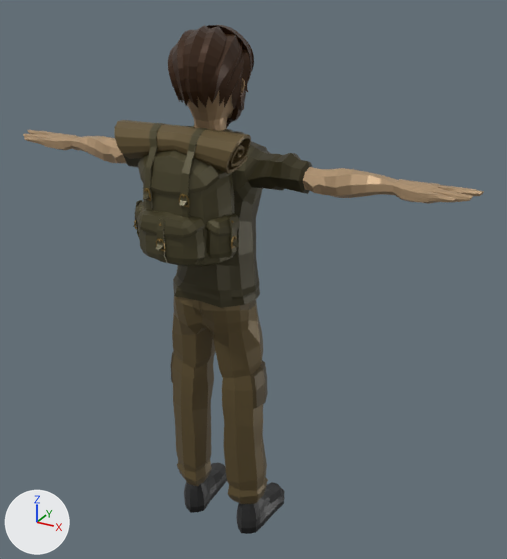
A saved change to the glTF model public/assets/character/adventurer.glb.
Before and after are seen from a 50 mm lens placed at (1.177, -1.167, -3.262), pointed at (0.109, 0.776, -4.233). Every picture has the same lights, and +X, +Y and +Z are marked at lower left. The first picture is the older version. Where no turn or scale is listed for an object, it has been applied to the vertices. Vertices at exactly the same position are counted once.

The first picture shows 'Adventurer_Body', 'Adventurer_Feet', 'Adventurer_Head', 'Adventurer_Legs', 'Backpack'.
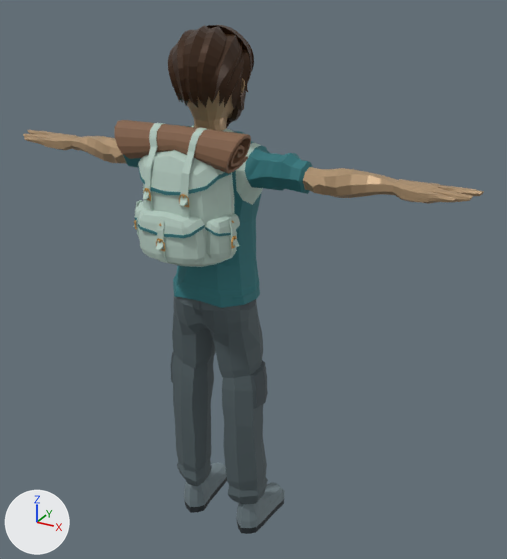
Where the change shows, as pixel boxes (x1, y1, x2, y2) in the pictures (507 x 559 px):
part 1 of me_adventurer_feet, recoloured
    both: (184, 477, 284, 534)
part 2 of me_adventurer_feet, recoloured (dark grey to grey)
    both: (184, 462, 284, 528)
part 3 of me_adventurer_legs, recoloured
    both: (170, 299, 268, 409)
part 4 of me_adventurer_legs, recoloured (brown to greyish cyan)
    both: (172, 296, 268, 504)
part 5 of me_adventurer_body, recoloured (brown to dark cyan)
    both: (123, 126, 312, 308)
part 6 of me_adventurer_body, recoloured
    both: (192, 125, 263, 205)
part 7 of me_backpack, recoloured (lighter)
    both: (114, 120, 251, 173)
part 8 of me_backpack, recoloured
    both: (135, 165, 240, 238)
part 9 of me_backpack, recoloured (brown to light grey)
    both: (133, 123, 240, 267)
part 10 of me_backpack, recoloured
    both: (134, 188, 237, 251)

What changed in the scene script:
```text
Add mat_explorer_lightgreen:
    mat_explorer_lightgreen = principled_material('Explorer_LightGreen')
    mat_explorer_lightgreen.base_color = (0.46, 0.6, 0.53)  # light grey #b5cbc0
    mat_explorer_lightgreen.roughness = 0.72
Add mat_explorer_brown:
    mat_explorer_brown = principled_material('Explorer_Brown')
    mat_explorer_brown.base_color = (0.23, 0.12, 0.065)  # brown #846148
    mat_explorer_brown.roughness = 0.72
Add mat_explorer_gold:
    mat_explorer_gold = principled_material('Explorer_Gold')
    mat_explorer_gold.base_color = (0.65, 0.36, 0.1)  # orange #d3a259
    mat_explorer_gold.metallic = 0.6
    mat_explorer_gold.roughness = 0.72
Add mat_explorer_green:
    mat_explorer_green = principled_material('Explorer_Green')
    mat_explorer_green.base_color = (0.025, 0.18, 0.2)  # dark cyan #2c767c
    mat_explorer_green.roughness = 0.72
Add mat_explorer_trouserpanels:
    mat_explorer_trouserpanels = principled_material('Explorer_TrouserPanels')
    mat_explorer_trouserpanels.base_color = (0.08, 0.11, 0.12)  # greyish cyan #505d61
    mat_explorer_trouserpanels.roughness = 0.72
Add mat_explorer_brown2:
    mat_explorer_brown2 = principled_material('Explorer_Brown2')
    mat_explorer_brown2.base_color = (0.055, 0.075, 0.085)  # greyish blue #424d52
    mat_explorer_brown2.roughness = 0.72
Add mat_explorer_black:
    mat_explorer_black = principled_material('Explorer_Black')
    mat_explorer_black.base_color = (0.018, 0.026, 0.031)  # dark grey #242d31
    mat_explorer_black.roughness = 0.72
Add mat_explorer_grey:
    mat_explorer_grey = principled_material('Explorer_Grey')
    mat_explorer_grey.base_color = (0.16, 0.21, 0.23)  # grey #6f7e84
    mat_explorer_grey.roughness = 0.72
Change me_adventurer_feet:
    where me_adventurer_feet.from_pydata(...)  # 244 vertices, 480 faces; spans x -0.192..0.192, y 0.66..0.939, z -5.265..-5.044
    me_adventurer_feet part 1: all 152 faces that had it switch from mat_black (black #202020) to mat_explorer_black (dark grey #242d31)
    me_adventurer_feet part 2: all 328 faces that had it switch from mat_grey (dark grey #383838) to mat_explorer_grey (grey #6f7e84)
Change me_adventurer_legs:
    where me_adventurer_legs.from_pydata(...)  # 413 vertices, 822 faces; spans x -0.189..0.189, y 0.587..0.821, z -5.127..-4.23
    me_adventurer_legs part 3: all 104 faces that had it switch from mat_brown2 (brown #52462c) to mat_explorer_brown2 (greyish blue #424d52)
    me_adventurer_legs part 4: all 718 faces that had it switch from mat_brown (brown #6a5939) to mat_explorer_trouserpanels (greyish cyan #505d61)
Change me_adventurer_body:
    where me_adventurer_body.from_pydata(...)  # 1766 vertices, 3528 faces; spans x -0.84..0.84, y 0.59..0.85, z -4.27..-3.71
    me_adventurer_body part 5: all 980 faces that had it switch from mat_green (brown #3e3921) to mat_explorer_green (dark cyan #2c767c)
    me_adventurer_body part 6: all 462 faces that had it switch from mat_lightgreen (brown #4f4a30) to mat_explorer_lightgreen (light grey #b5cbc0)
Change me_backpack:
    where me_backpack.from_pydata(...)  # 963 vertices, 1748 faces; spans x -0.219..0.219, y 0.389..0.618, z -4.083..-3.674
    me_backpack part 7: all 316 faces that had it switch from mat_brown (brown #6a5939) to mat_explorer_brown (brown #846148)
    me_backpack part 8: all 66 faces that had it switch from mat_green (brown #3e3921) to mat_explorer_green (dark cyan #2c767c)
    me_backpack part 9: all 966 faces that had it switch from mat_lightgreen (brown #4f4a30) to mat_explorer_lightgreen (light grey #b5cbc0)
    me_backpack part 10: all 400 faces that had it switch from mat_gold (brown #826932) to mat_explorer_gold (orange #d3a259)
```
